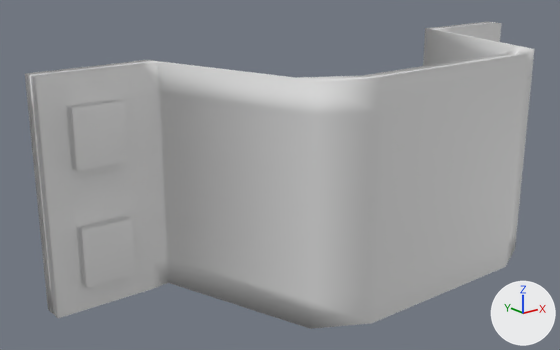
Renders of the glTF model 3D Models/child_restraint.glb from each side of a commit.
Camera for both pictures: a 50 mm camera at (0.019, -1.558, 3.973) aimed at (0.77, -0.619, 3.598). The lights are fixed; the arrows at lower right show +X, +Y and +Z. Where no turn or scale is listed for an object, it has been applied to the vertices.

The scene before the commit, as lines of its bpy script (objects in view):
```python
me_cube_008 = bpy.data.meshes.new('Cube.008')
me_cube_008.from_pydata(...)  # 338 vertices, 672 faces; spans x -0.493..0.501, y -0.018..0.315, z -0.173..0.173
ob_child_restraint = bpy.data.objects.new('child_restraint', me_cube_008)
ob_child_restraint.location = (0.886, -0.855, 3.621)
```
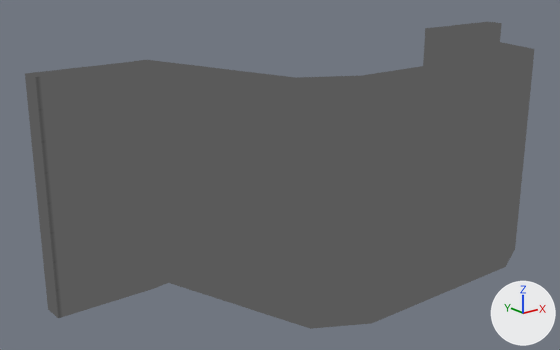
The newer file is also turned or shifted as a whole; pictures and numbers use the older file's frame.

Changed parts and their boxes (x1, y1, x2, y2) in the pictures (560 x 350 px):
'child_restraint', recoloured: (25, 22, 534, 328) in both

Patch to the scene script:
```diff
--- a/3D Models/child_restraint.glb.py
+++ b/3D Models/child_restraint.glb.py
@@ img_restraint_colour_map @@
+img_restraint_colour_map = load_image('restraint-colour_map', '_unpacked/restraint-colour_map', 1024, 1024, 'sRGB')
@@ mat_restraint @@
+mat_restraint = bpy.data.materials.new('restraint')
+# uses the picture img_restraint_colour_map
@@ me_cube_008 @@
 me_cube_008.from_pydata(...)  # 338 vertices, 672 faces; spans x -0.493..0.501, y -0.018..0.315, z -0.173..0.173
+me_cube_008.materials.append(mat_restraint)
```
